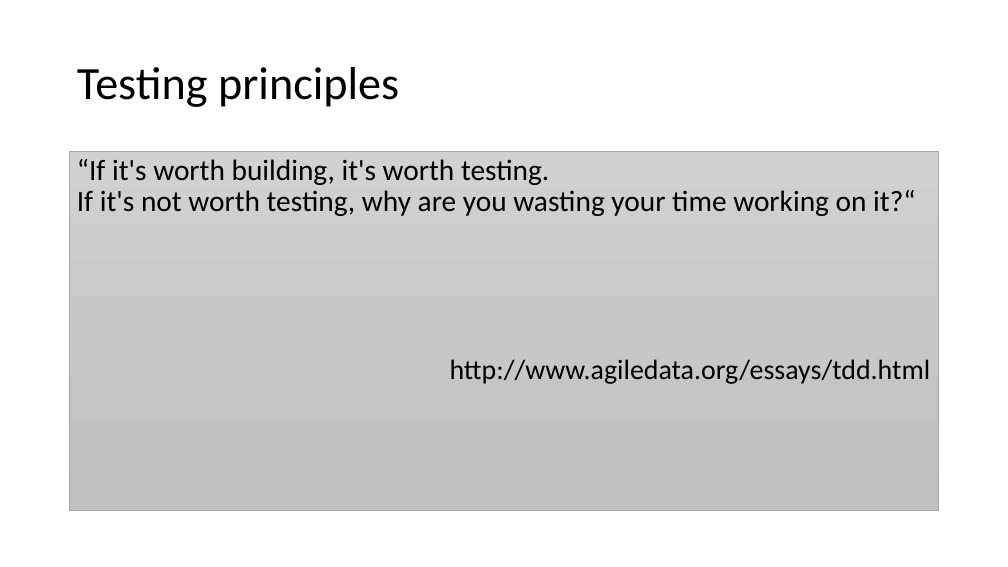
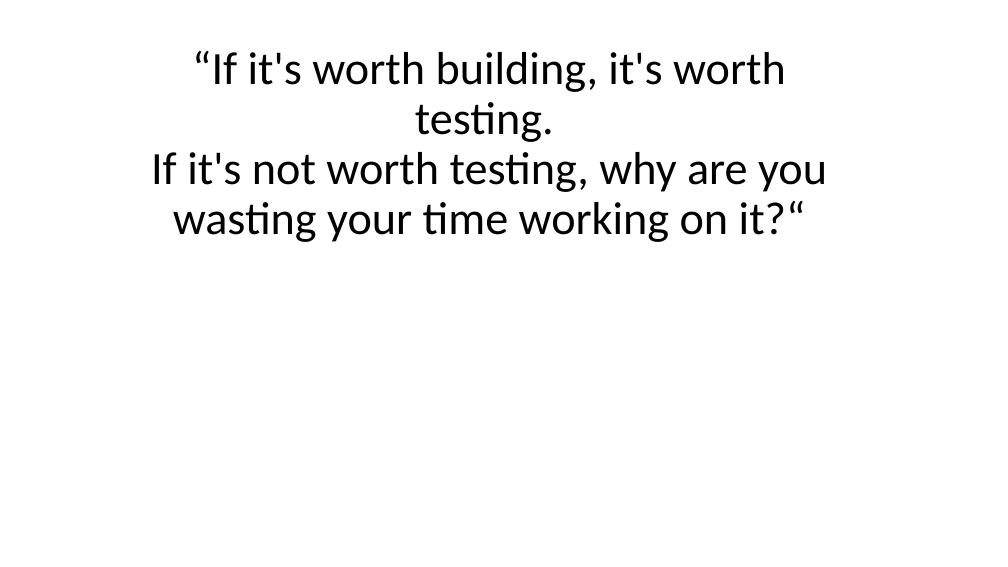
Before and after one commit to SunilPrasad/GithubRepo, a slide deck: slide 4 of TDDExamples/Persentation/TDD.pptx (slide 3 before the commit). Drawn at 1008x567 pixels with LibreOffice and Linux fonts; fonts in the diff are those of the drawing. Boxes give left, top, right and bottom in pixels: in the first picture for what was removed or moved away, otherwise in the second. Text is boxed around its words. In the diff, an @@ line names an element or a change of style, - is before the commit and + after.

```diff
--- a/TDDExamples/Persentation/TDD.pptx
+++ b/TDDExamples/Persentation/TDD.pptx
@@ title "“If it's worth building, it's ..." moved from (x1=70, y1=151, x2=939, y2=511) to (x1=151, y1=51, x2=827, y2=242) @@
@@ title "“If it's worth building, it's ..." at (x1=151, y1=51, x2=827, y2=242): size 28 to 44 pt; alignment left to centre; less space between paragraphs; vertical alignment top to bottom; fill gradient #D2D2D2 to #C8C8C8 to #C0C0C0 to none; outline #A5A5A5 0.5 pt to none @@
@@ title removed at (x1=77, y1=67, x2=399, y2=107) @@
-Testing principles
@@ title at (x1=450, y1=359, x2=931, y2=384): paragraph removed @@
-http://www.agiledata.org/essays/tdd.html
```
Also in this commit, not shown: 3 other slides changed, 4 slides added, 12 slides removed.
